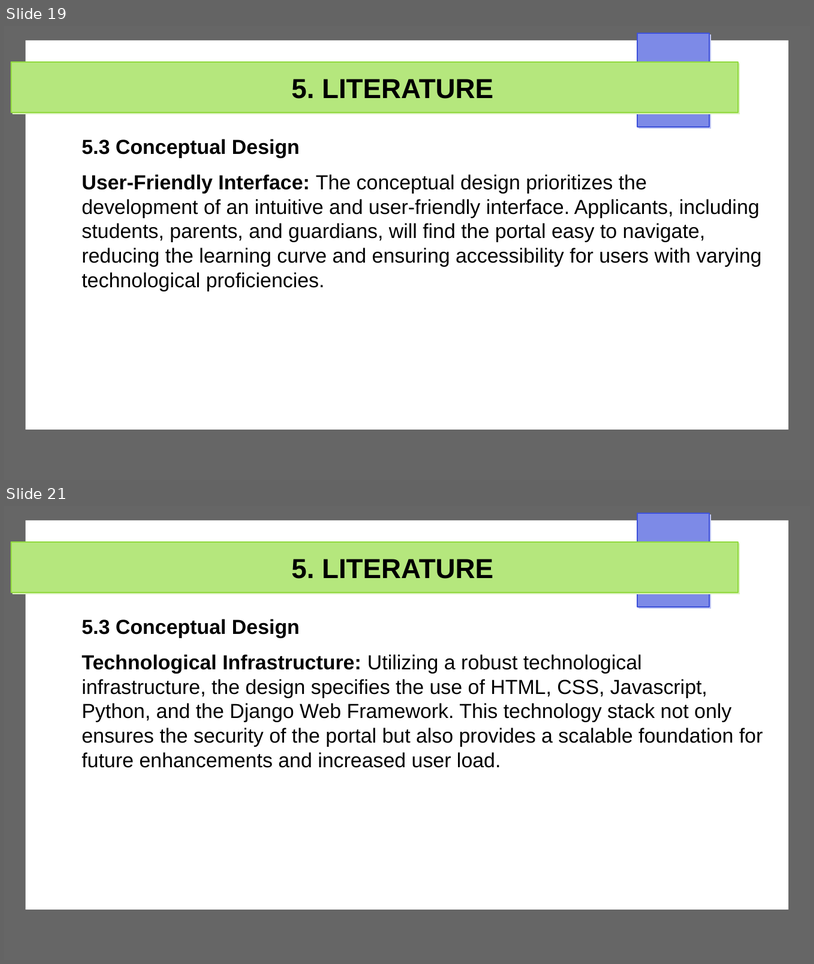
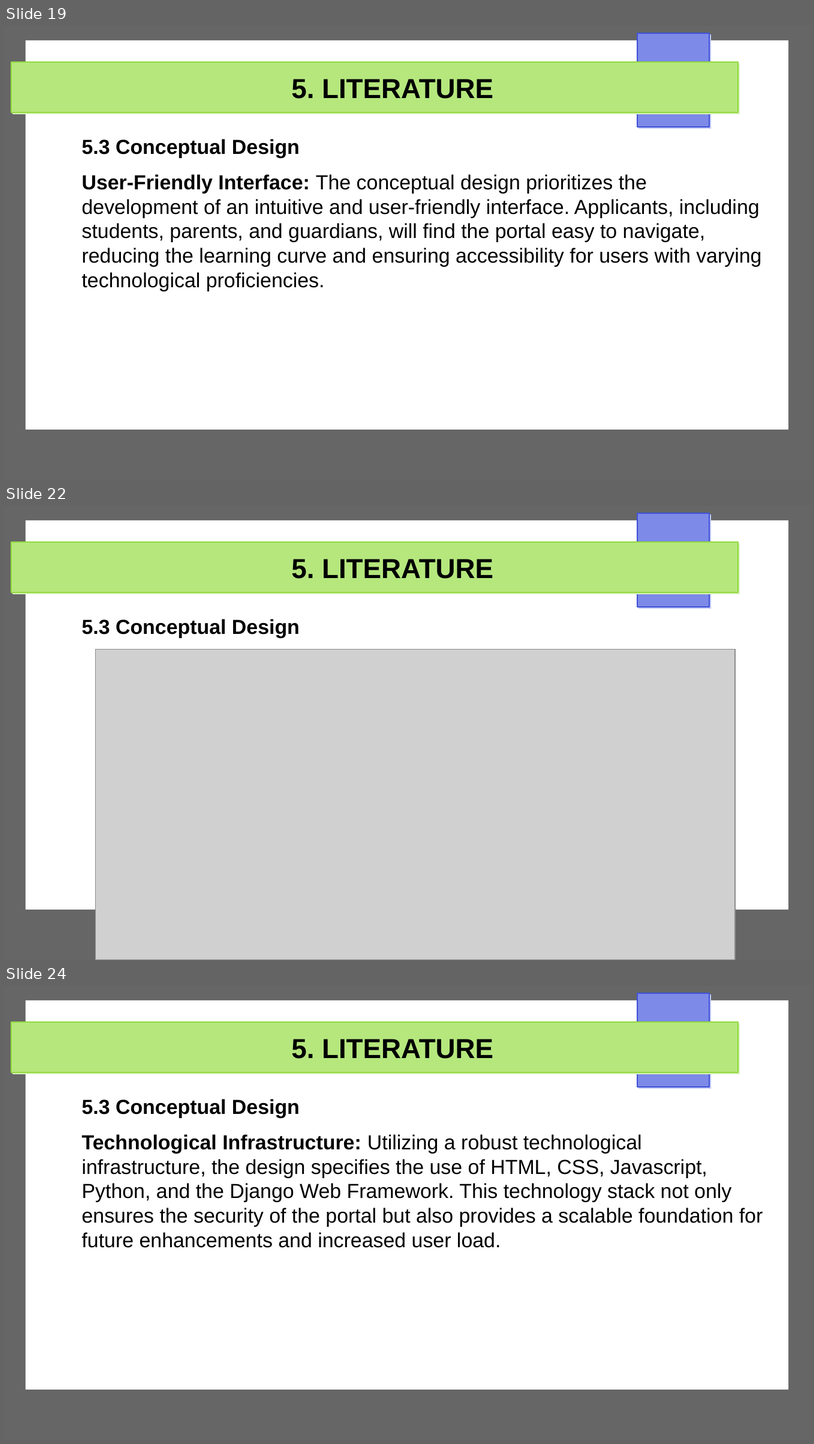
Before and after one commit to Michael-Otieno-Kasuku/Mashinani, a slide deck: docs/proposal/mashinani.odp. Shown one above the other, each under a label of ours: slides 19 and 21 before the commit, slides 19, 22 and 24 after it; the slides between them are not shown. The pictures are 814x964 and 814x1444 pixels, drawn with LibreOffice and Linux fonts; fonts in the diff are those of the drawing; grey boxes stand for pictures. Boxes give left, top, right and bottom in pixels: in the first picture for what was removed or moved away, otherwise in the second. Text is boxed around its words. In the diff, an @@ line names an element or a change of style, - is before the commit and + after.

```diff
--- a/docs/proposal/mashinani.odp
+++ b/docs/proposal/mashinani.odp
@@ slide 22 added at box(4, 506, 810, 960), background #FFFFFF; not listed: 4 template elements that a slide beside it also shows @@
@@ title added at box(291, 559, 494, 579), 27 pt, text #000000, bold @@
+5. LITERATURE
@@ text added at box(82, 619, 300, 638), 20 pt, text #000000, bold @@
+5.3 Conceptual Design
@@ picture added at box(95, 649, 736, 960) @@
@@ what was slide 21 is now slide 24 @@
```
Also in this commit, not shown: 2 slides changed, 2 other slides added, 29 other files.
